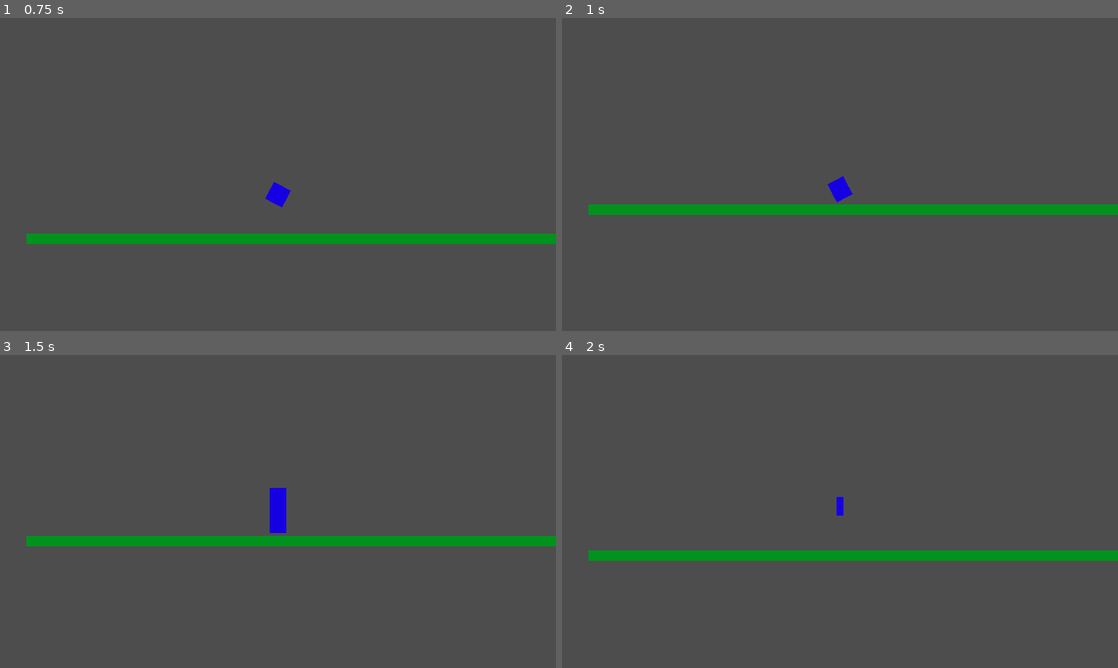
Above: before the commit, frames 1-4 (two rows, left to right).
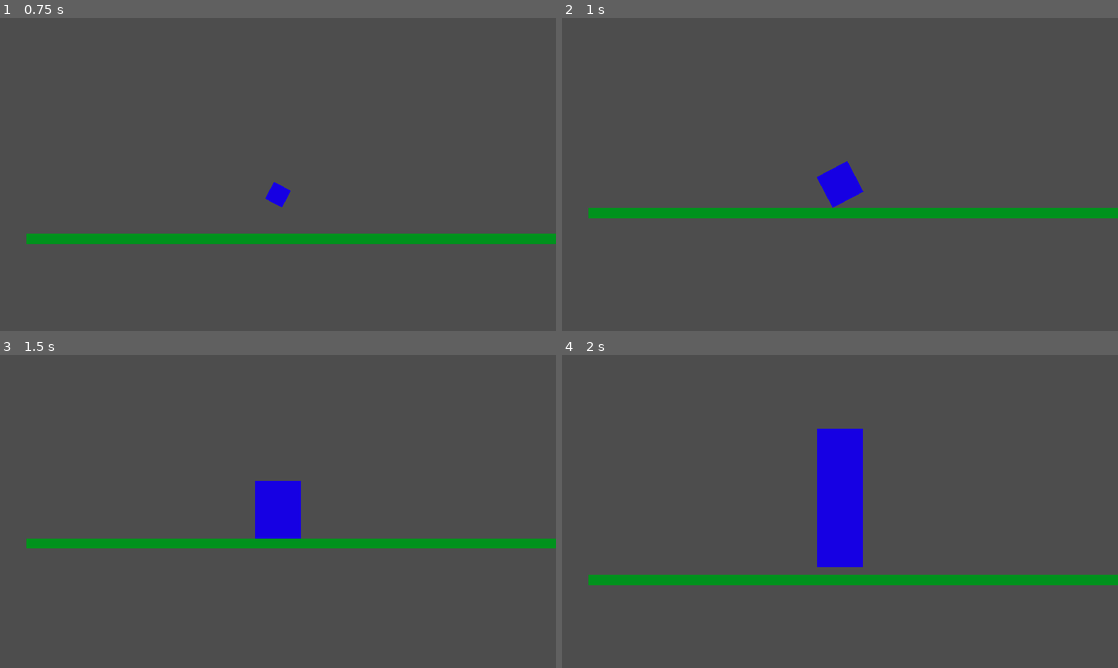
Above: after the commit, the same moments.

Repository: naifureN/unnamed_scale_project
Game: Godot game, scene res://Levels/template_level.tscn
Two runs of this game, one before a commit and one after it. Both use one fixed random seed, a clock stepped at 60 frames per second and the inputs below.
Inputs:
- Up to frame 1 (0.75 s): hold W (rotate_right) from 0.53 s (still down); tap E (bigger) at 0.6 s
- Up to frame 2 (1 s): keep holding W (rotate_right); tap Space (jump) at 0.77 s; tap F (change_form) at 0.8 s
- Up to frame 3 (1.5 s): keep holding W (rotate_right); tap F (change_form) at 1.35 s
- Up to frame 4 (2 s): keep holding W (rotate_right); tap Space (jump) at 1.52 s; tap Q (smaller) at 1.55 s

Frame 1 is identical in both runs. In frame 2, 2.6% of the frame differs, in the area x 4-100%, y 45-64%; in frame 3, 2.5%; in frame 4, 9.6%, in the area x 4-100%, y 23-74%.

Commit message:
fixed bugs of bad scaling and rotating while mashing buttons

Diff:
--- a/Characters/Player.gd
+++ b/Characters/Player.gd
@@ -9,6 +9,8 @@
 var size = NORMAL
 var size_change_time = 0.65
 var form = SQUARE
+var is_rotating : bool = false
+var is_scaling : bool = false
 
 
 func _physics_process(delta):
@@ -38,38 +40,55 @@
 	if Input.is_action_just_pressed("change_form"):
 		change_rectangle_square()
 	if Input.is_action_just_pressed("rotate_right"):
-		var tween = get_tree().create_tween()
-		tween.tween_property(self, "rotation_degrees", self.rotation_degrees + 90, size_change_time)
+		rotate_(90)
 	if Input.is_action_just_pressed("rotate_left"):
-		var tween = get_tree().create_tween()
-		tween.tween_property(self, "rotation_degrees", self.rotation_degrees - 90, size_change_time)
+		rotate_(-90)
 
 	move_and_slide()
 
+func rotate_(degs):
+	if is_rotating == false:
+		is_rotating = true
+		var tween = get_tree().create_tween()
+		tween.tween_property(self, "rotation_degrees", self.rotation_degrees + degs, size_change_time)
+		tween.tween_property(self, "is_rotating", false, 0.001)
+
 func change_rectangle_square():
-	if form == SQUARE:
-		form = RECT
-		var tween = get_tree().create_tween().set_trans(Tween.TRANS_BOUNCE)
-		tween.tween_property(self, "scale", Vector2(scale.x*3,scale.y), size_change_time)
-	elif form == RECT:
-		form = SQUARE
-		var tween = get_tree().create_tween().set_trans(Tween.TRANS_BOUNCE)
-		tween.tween_property(self, "scale", Vector2(scale.x/3,scale.y), size_change_time)
+	if is_scaling == false:
+		is_scaling = true
+		if form == SQUARE:
+			form = RECT
+			var tween = get_tree().create_tween().set_trans(Tween.TRANS_BOUNCE)
+			tween.tween_property(self, "scale", Vector2(scale.x*3,scale.y), size_change_time)
+			tween.tween_property(self, "is_scaling", false, 0.001)
+		elif form == RECT:
+			form = SQUARE
+			var tween = get_tree().create_tween().set_trans(Tween.TRANS_BOUNCE)
+			tween.tween_property(self, "scale", Vector2(scale.x/3,scale.y), size_change_time)
+			tween.tween_property(self, "is_scaling", false, 0.001)
 
 func make_bigger():
-	var tween = get_tree().create_tween().set_trans(Tween.TRANS_BOUNCE)
-	if size == NORMAL:
-		size = BIG
-		tween.tween_property(self, "scale", Vector2(scale.x*3,scale.y*3), size_change_time)
-	elif size == SMALL:
-		size = NORMAL
-		tween.tween_property(self, "scale", Vector2(scale.x*3,scale.y*3), size_change_time)
+	if is_scaling == false:
+		is_scaling = true
+		var tween = get_tree().create_tween().set_trans(Tween.TRANS_BOUNCE)
+		if size == NORMAL:
+			size = BIG
+			tween.tween_property(self, "scale", Vector2(scale.x*3,scale.y*3), size_change_time)
+			tween.tween_property(self, "is_scaling", false, 0.001)
+		elif size == SMALL:
+			size = NORMAL
+			tween.tween_property(self, "scale", Vector2(scale.x*3,scale.y*3), size_change_time)
+			tween.tween_property(self, "is_scaling", false, 0.001)
 
 func make_smaller():
-	var tween = get_tree().create_tween().set_trans(Tween.TRANS_BOUNCE)
-	if size == BIG:
-		size = NORMAL
-		tween.tween_property(self, "scale", Vector2(scale.x/3,scale.y/3), size_change_time)
-	elif size == NORMAL:
-		size = SMALL
-		tween.tween_property(self, "scale", Vector2(scale.x/3,scale.y/3), size_change_time)
+	if is_scaling == false:
+		is_scaling = true
+		var tween = get_tree().create_tween().set_trans(Tween.TRANS_BOUNCE)
+		if size == BIG:
+			size = NORMAL
+			tween.tween_property(self, "scale", Vector2(scale.x/3,scale.y/3), size_change_time)
+			tween.tween_property(self, "is_scaling", false, 0.001)
+		elif size == NORMAL:
+			size = SMALL
+			tween.tween_property(self, "scale", Vector2(scale.x/3,scale.y/3), size_change_time)
+			tween.tween_property(self, "is_scaling", false, 0.001)
